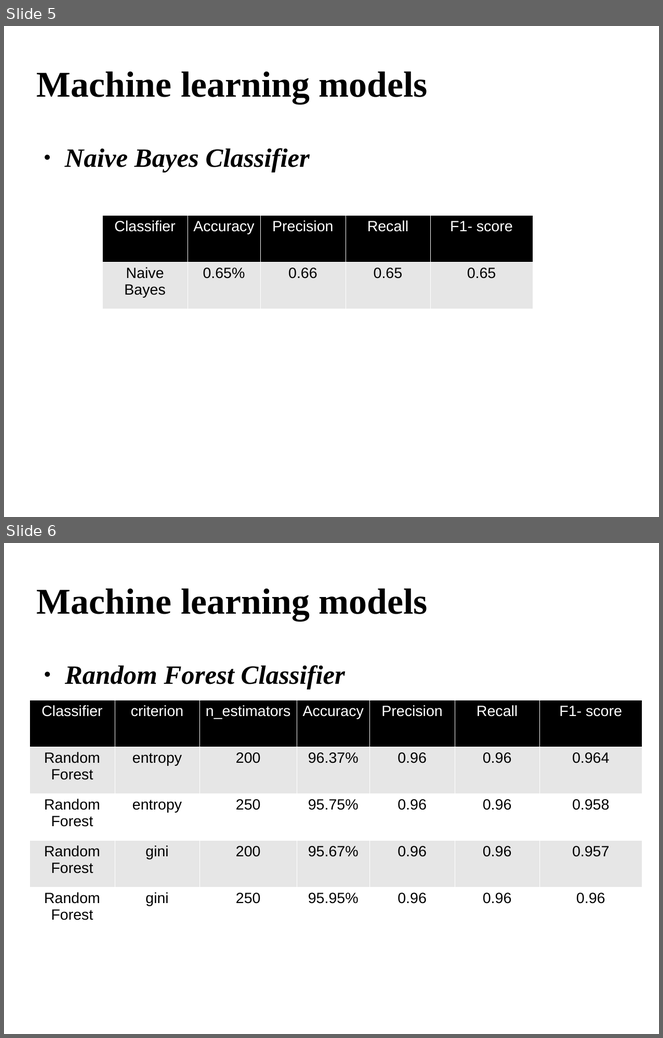
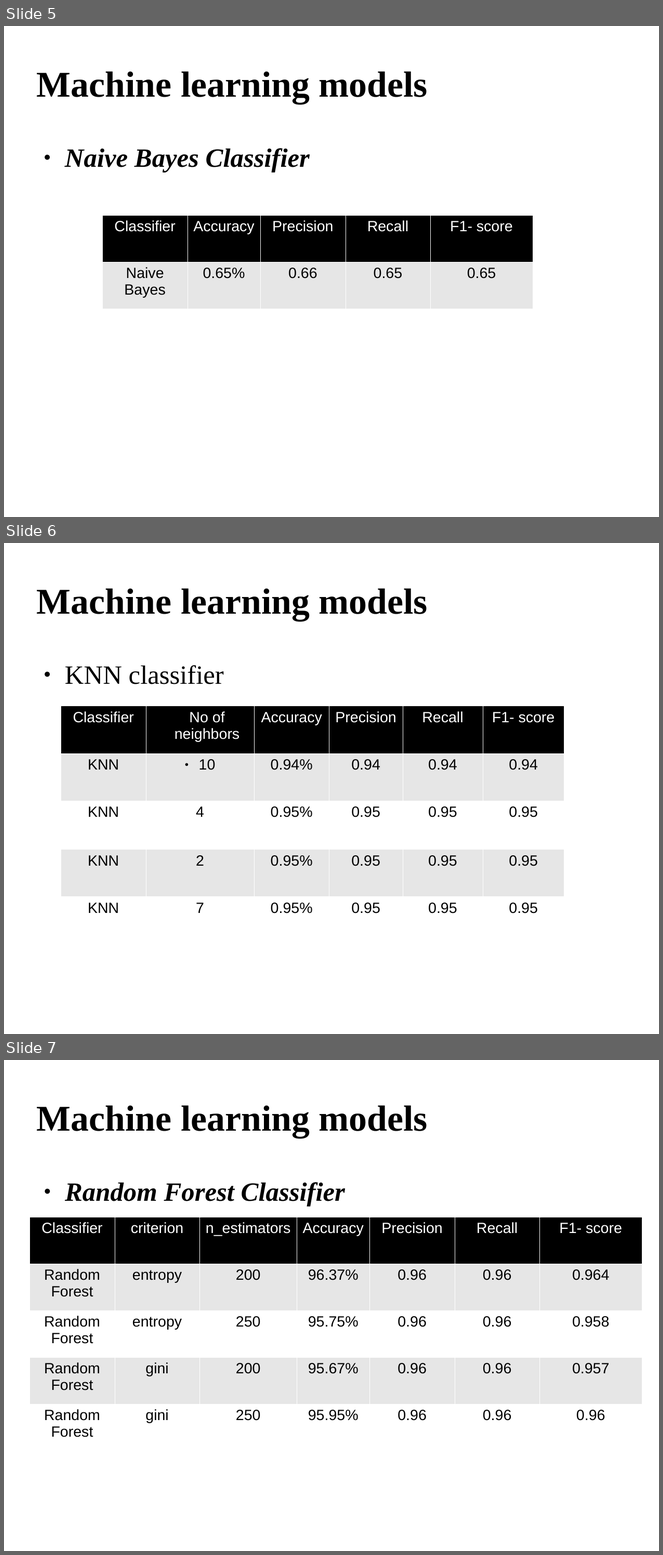
Before and after one commit to Philip-G-Hanna/SelectedTopics_ML-DL-Models, a slide deck: Presentation/Letter-Recognition.odp. Shown one above the other, each under a label of ours: slides 5 and 6 before the commit, slides 5, 6 and 7 after it. The pictures are 663x1038 and 663x1555 pixels, drawn with LibreOffice and Linux fonts; fonts in the diff are those of the drawing; background and template pictures are left out. Boxes give left, top, right and bottom in pixels: in the first picture for what was removed or moved away, otherwise in the second. Text is boxed around its words. In the diff, an @@ line names an element or a change of style, - is before the commit and + after.

```diff
--- a/Presentation/Letter-Recognition.odp
+++ b/Presentation/Letter-Recognition.odp
@@ slide 6 added at [4, 543, 659, 1034], background picture (left out) @@
@@ title added at [37, 588, 428, 621], 44 pt, text #000000, bold @@
+Machine learning models
@@ text added at [65, 665, 224, 684], 32 pt, text #000000 @@
+● KNN classifier
@@ table added at [61, 706, 565, 944], 5 rows, 6 columns @@
+Classifier | No of neighbors | Accuracy | Precision | Recall | F1- score
+KNN | 10 | 0.94% | 0.94 | 0.94 | 0.94
+KNN | 4 | 0.95% | 0.95 | 0.95 | 0.95
+KNN | 2 | 0.95% | 0.95 | 0.95 | 0.95
+KNN | 7 | 0.95% | 0.95 | 0.95 | 0.95
@@ what was slide 6 is now slide 7 @@
```
Also in this commit, not shown: 1 slide changed, 3 other files.
